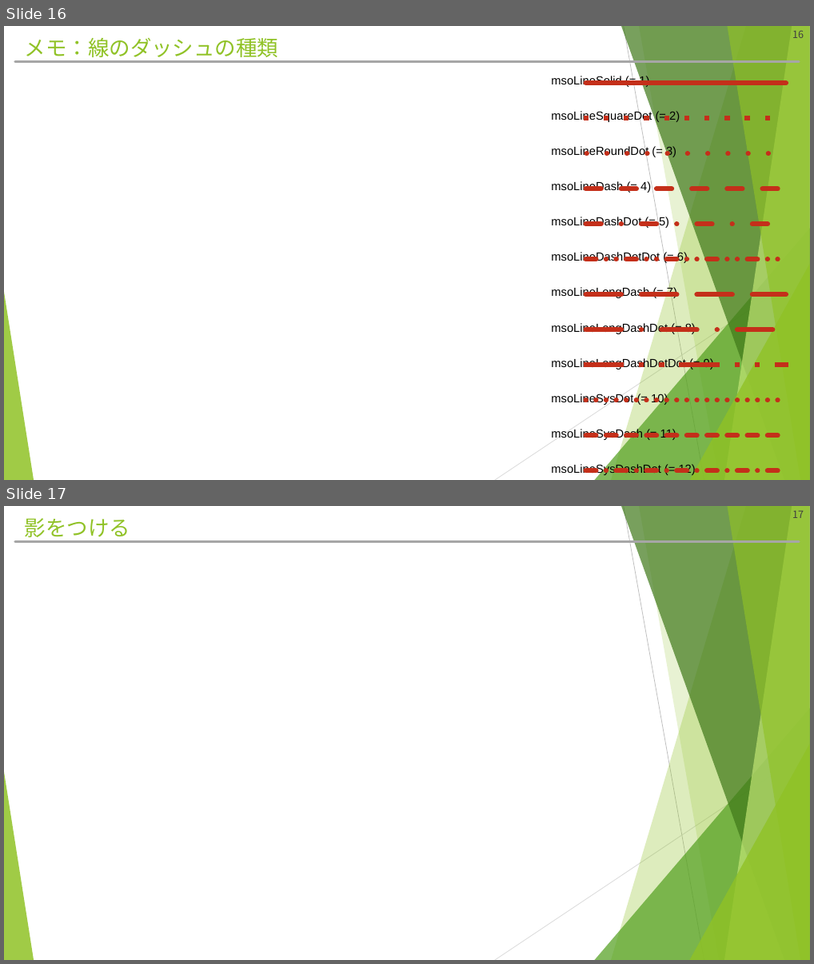
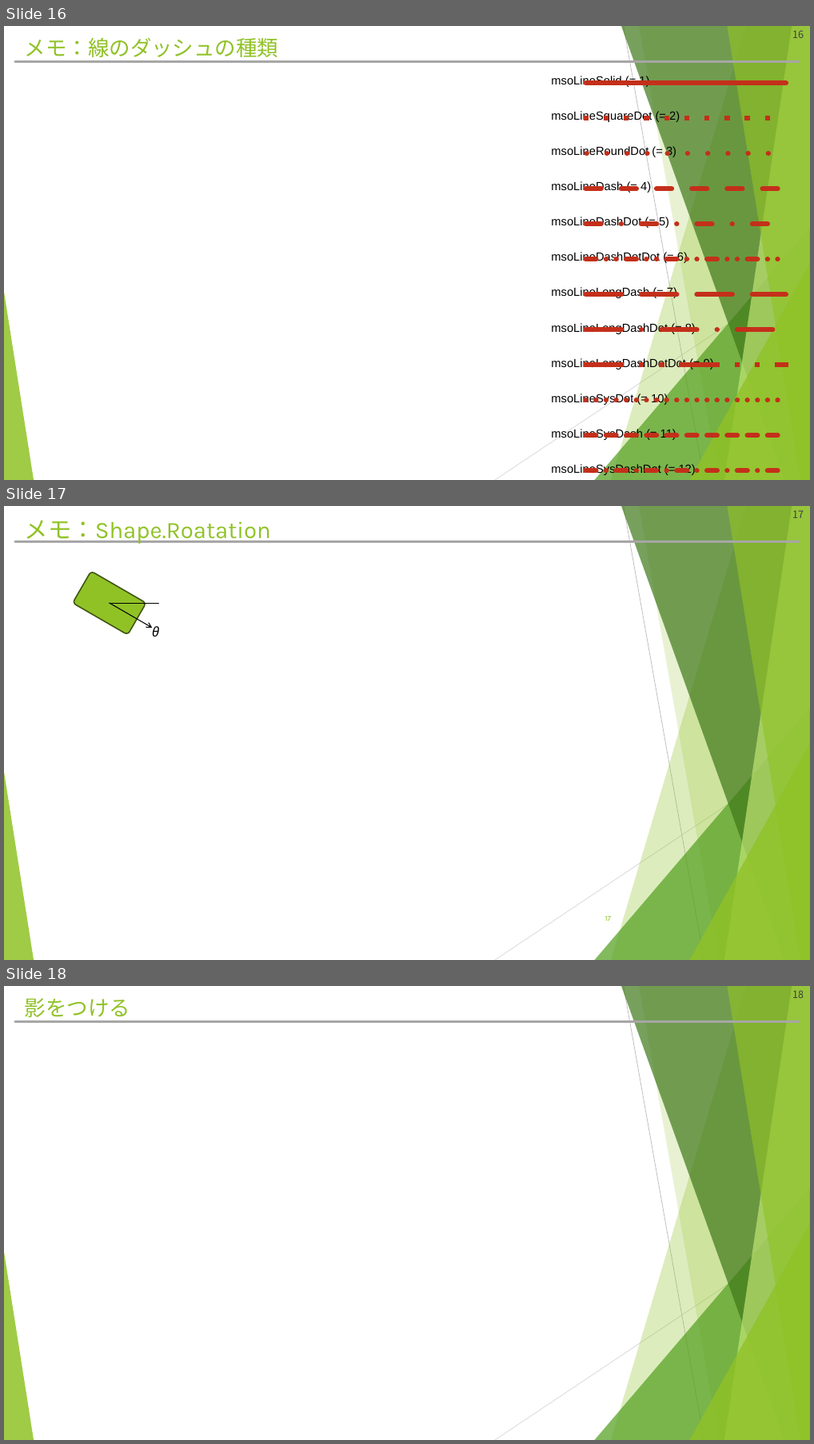
Before and after one commit to hitsuji-ga-u/pawapo, a slide deck: slide/customUI_debug.pptm. Shown one above the other, each under a label of ours: slides 16 and 17 before the commit, slides 16, 17 and 18 after it. The pictures are 814x964 and 814x1444 pixels, drawn with LibreOffice and Linux fonts; fonts in the diff are those of the drawing. Boxes give left, top, right and bottom in pixels: in the first picture for what was removed or moved away, otherwise in the second. Text is boxed around its words. In the diff, an @@ line names an element or a change of style, - is before the commit and + after.

Commit message:
revise shape vertices

```diff
--- a/slide/customUI_debug.pptm
+++ b/slide/customUI_debug.pptm
@@ slide 17 added at <box>4,506,810,960</box>, background #FFFFFF; not listed: 12 template elements that a slide beside it also shows @@
@@ title added at <box>25,520,271,544</box>, 28 pt, text #90C226 @@
+メモ：Shape.Roatation
@@ rounded rectangle added at <box>73,572,146,635</box>, fill #90C226, outline #3F5511 1.5 pt @@
@@ line added from (110, 603) to (159, 603), #000000 1 pt @@
@@ arrow added from (110, 603) to (152, 628), #000000 1 pt @@
@@ text added at <box>152,626,159,636</box>, 16 pt, text #000000, italic @@
+θ
@@ page number added at <box>606,916,612,920</box>, 9 pt, text #90C226 @@
+17
@@ what was slide 17 is now slide 18 @@
@@ page number at <box>793,990,804,998</box>: text changed @@
-17
+18
```
Also in this commit, not shown: 1 slide changed, 5 other files.
